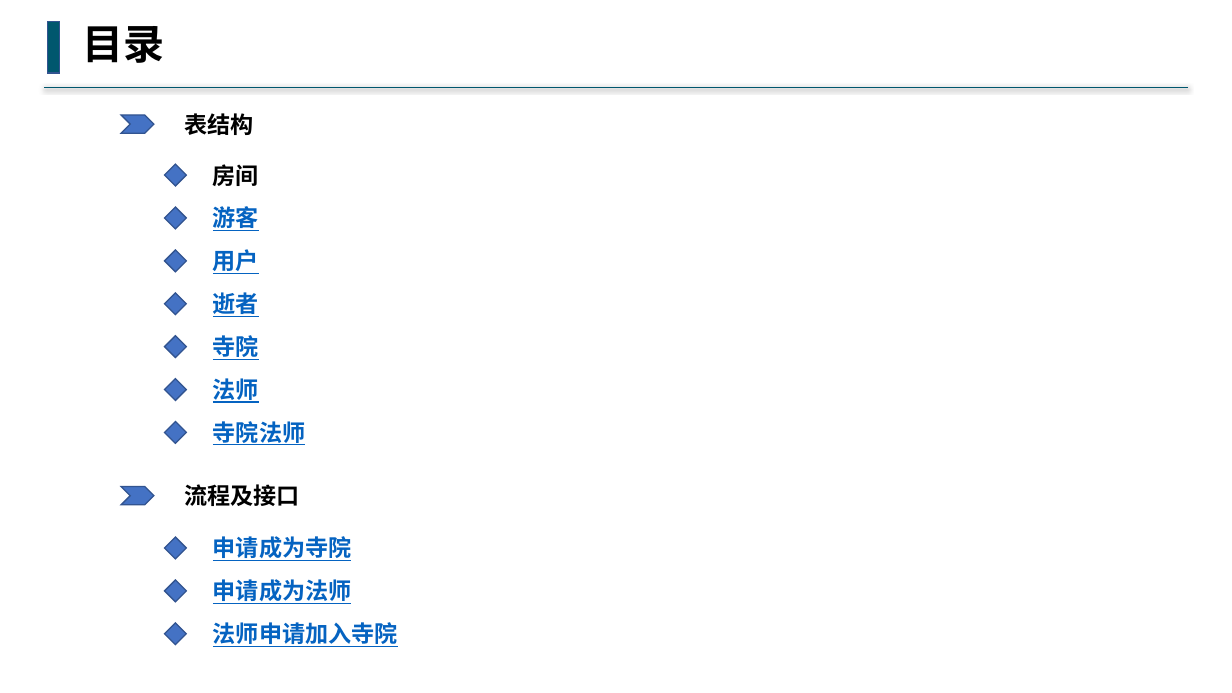
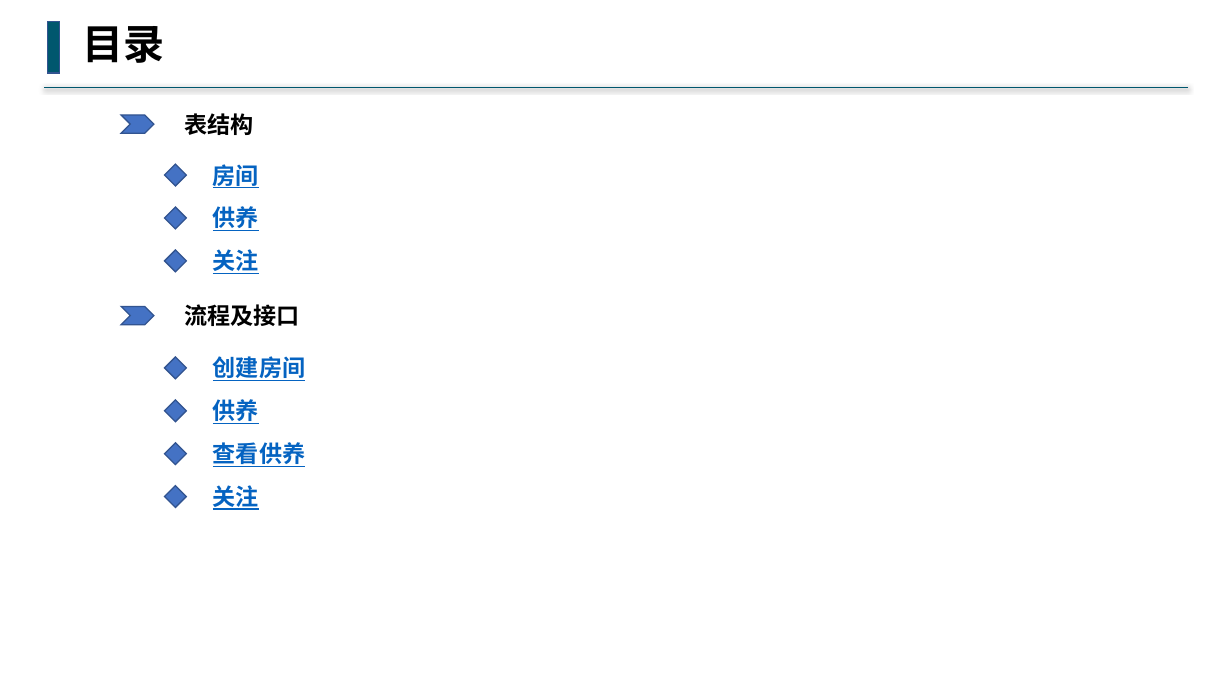
Before and after one commit to buddhachain/buddhaContract, a slide deck: slide 1 of doc/04.视频直播.pptx. Drawn at 1232x693 pixels with LibreOffice and Linux fonts; fonts in the diff are those of the drawing. Boxes give left, top, right and bottom in pixels: in the first picture for what was removed or moved away, otherwise in the second. Text is boxed around its words. In the diff, an @@ line names an element or a change of style, - is before the commit and + after.

```diff
--- a/doc/04.视频直播.pptx
+++ b/doc/04.视频直播.pptx
@@ text "房间" at (213, 164, 259, 188): text colour #000000 to #0563C1, underline on @@
@@ text at (213, 206, 259, 231): text changed @@
-游客
+供养
@@ text at (213, 249, 259, 274): text changed @@
-用户
+关注
@@ diamond removed at (165, 293, 187, 315) @@
@@ text removed at (213, 292, 259, 317) @@
-逝者
@@ 3 diamonds, 1 text, 1 chevron: place and size @@
-3 diamonds, 1 text, 1 chevron at (121, 484, 300, 645)
+3 diamonds, 1 text, 1 chevron at (121, 304, 300, 465)
@@ diamond removed at (165, 335, 187, 358) @@
@@ text removed at (213, 335, 259, 360) @@
-寺院
@@ text added at (213, 353, 305, 382), 18 pt, text #0563C1, bold, underline @@
+创建房间
@@ diamond removed at (165, 379, 187, 401) @@
@@ text removed at (213, 378, 259, 403) @@
-法师
@@ text added at (213, 399, 259, 424), 18 pt, text #0563C1, bold, underline @@
+供养
@@ text removed at (213, 421, 305, 445) @@
-寺院法师
@@ text added at (213, 442, 305, 467), 18 pt, text #0563C1, bold, underline @@
+查看供养
@@ diamond: place and size @@
-diamond at (165, 421, 187, 444)
+diamond at (165, 486, 187, 508)
@@ text added at (213, 485, 259, 510), 18 pt, text #0563C1, bold, underline @@
+关注
@@ text removed at (213, 536, 352, 561) @@
-申请成为寺院
@@ text removed at (213, 579, 352, 604) @@
-申请成为法师
@@ text removed at (213, 622, 398, 647) @@
-法师申请加入寺院
```
Also in this commit, not shown: 1 other slide changed, 6 slides added, 11 slides removed, 2 other files.
